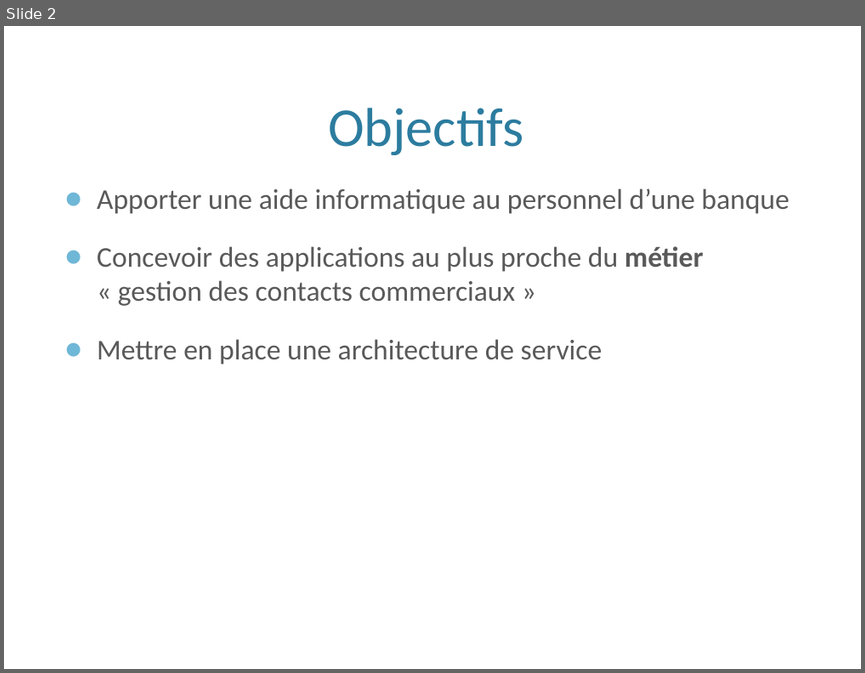
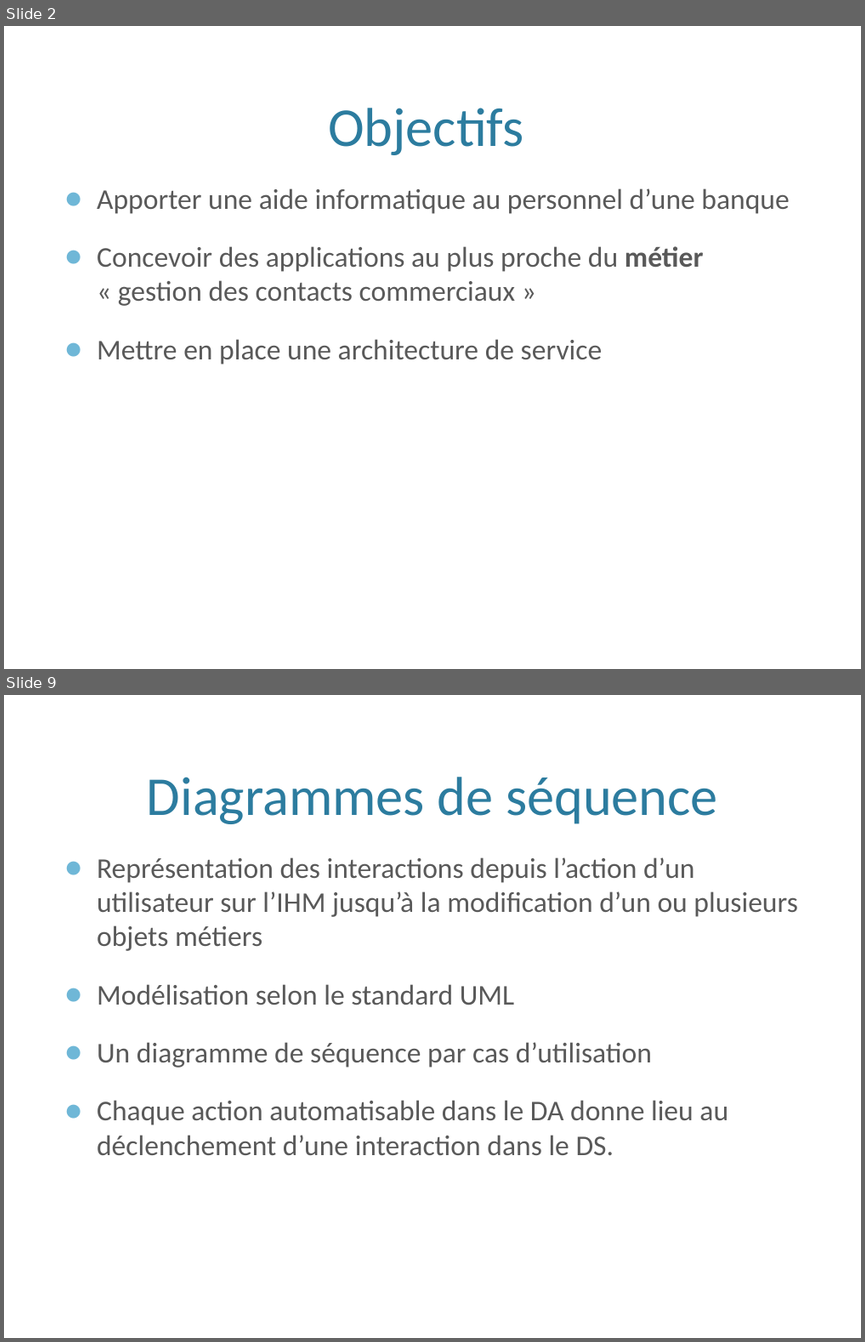
Before and after one commit to hexanome/soa, a slide deck: presentationSISOA.pptx. Shown one above the other, each under a label of ours: slide 2 before the commit, slides 2 and 9 after it; the slides between them are not shown. The pictures are 865x673 and 865x1342 pixels, drawn with LibreOffice and Linux fonts; fonts in the diff are those of the drawing; background and template pictures are left out. Boxes give left, top, right and bottom in pixels: in the first picture for what was removed or moved away, otherwise in the second. Text is boxed around its words. In the diff, an @@ line names an element or a change of style, - is before the commit and + after.

```diff
--- a/presentationSISOA.pptx
+++ b/presentationSISOA.pptx
@@ slide 9 added at [4,695,861,1338], background picture (left out) @@
@@ title added at [147,777,718,824], 46 pt, text #2C7C9F @@
+Diagrammes de séquence
@@ text added at [97,857,797,1155], 24 pt, text #595959 @@
+● Représentation des interactions depuis l’action d’un utilisateur sur l’IHM jusqu’à la modification d’un ou plusieurs objets métiers
+● Modélisation selon le standard UML
+● Un diagramme de séquence par cas d’utilisation
+● Chaque action automatisable dans le DA donne lieu au déclenchement d’une interaction dans le DS.
```
Also in this commit, not shown: 8 other slides added.
